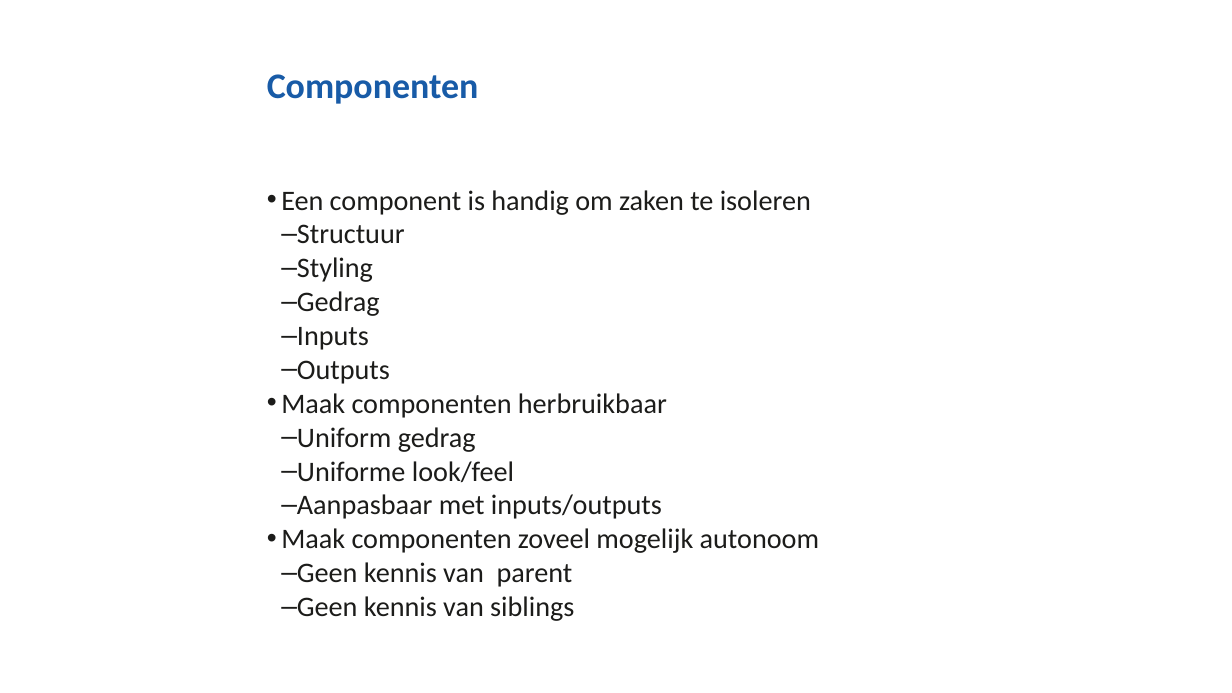
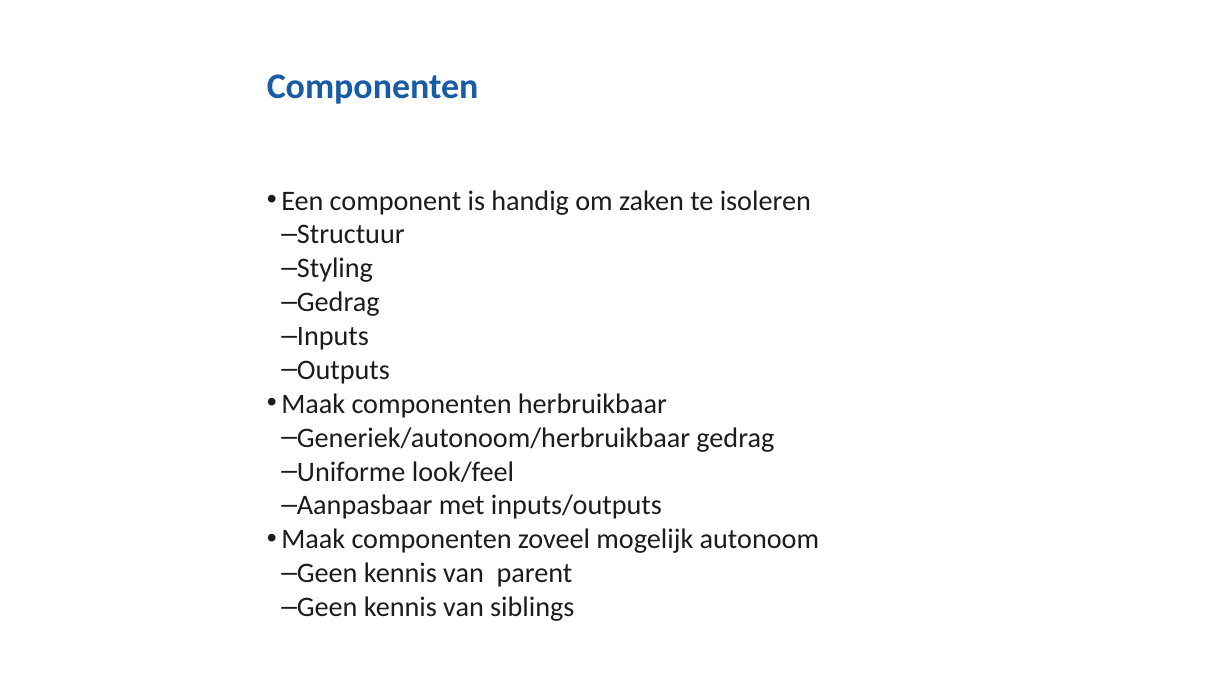
Before and after one commit to NHLStenden/Flex-WebDevelopment-FrontEndDevelopment, a slide deck: slide 41 of Presentatie/Front-End Development.pptx. Drawn at 1232x693 pixels with LibreOffice and Linux fonts; fonts in the diff are those of the drawing; background and template pictures are left out. Boxes give left, top, right and bottom in pixels: in the first picture for what was removed or moved away, otherwise in the second. Text is boxed around its words. In the diff, an @@ line names an element or a change of style, - is before the commit and + after.

```diff
--- a/Presentatie/Front-End Development.pptx
+++ b/Presentatie/Front-End Development.pptx
@@ text at [297, 427, 774, 452]: text changed @@
-  – Uniform gedrag
+  – Generiek/autonoom/herbruikbaar gedrag
```
Also in this commit, not shown: 3 other slides changed, 6 other files.
